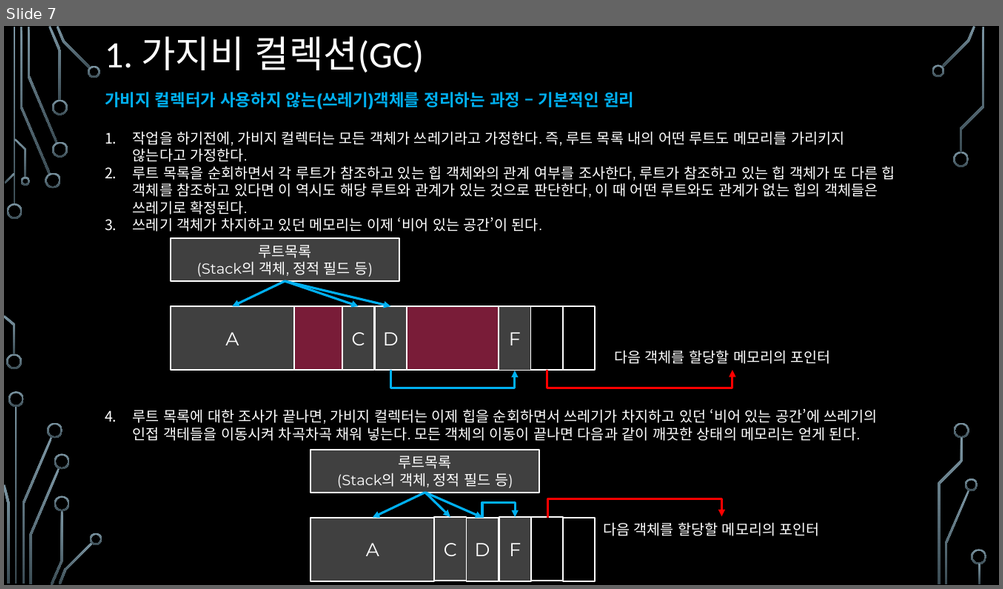
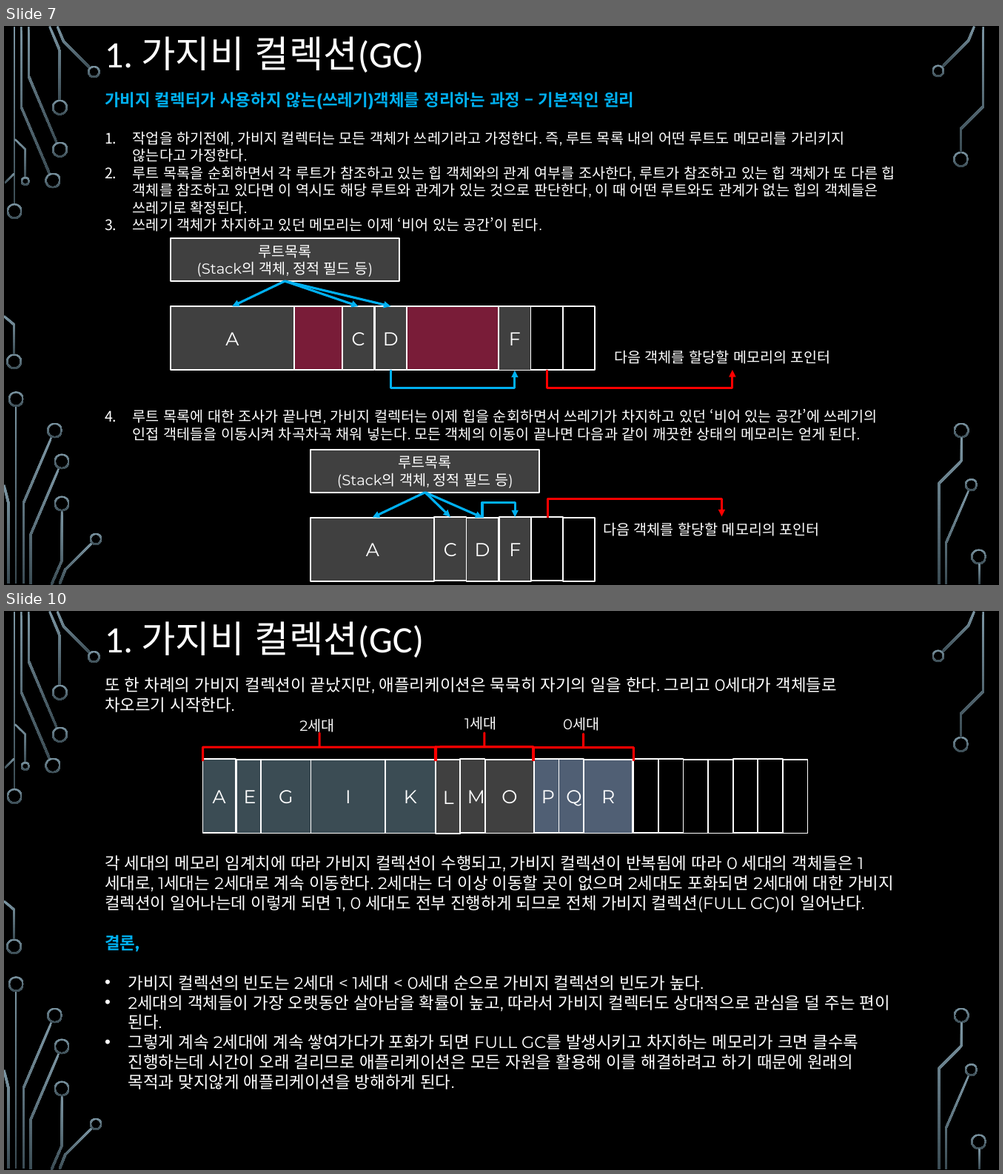
Before and after one commit to assassin4613/CShap, a slide deck: C#_Chapter_13.pptx. Shown one above the other, each under a label of ours: slide 7 before the commit, slides 7 and 10 after it; the slides between them are not shown. The pictures are 1003x589 and 1003x1174 pixels, drawn with LibreOffice and Linux fonts; fonts in the diff are those of the drawing; background and template pictures are left out. Boxes give left, top, right and bottom in pixels: in the first picture for what was removed or moved away, otherwise in the second. Text is boxed around its words. In the diff, an @@ line names an element or a change of style, - is before the commit and + after.

```diff
--- a/C#_Chapter_13.pptx
+++ b/C#_Chapter_13.pptx
@@ slide 10 added at <box>4,611,999,1170</box>, background picture (left out); not listed: 36 template elements that a slide beside it also shows @@
@@ title added at <box>105,621,424,658</box>, 36 pt, text #FFFFFF @@
+1. 가지비 컬렉션(GC)
@@ text added at <box>105,677,893,1090</box>, 16 pt, text #FFFFFF @@
+또 한 차례의 가비지 컬렉션이 끝났지만, 애플리케이션은 묵묵히 자기의 일을 한다. 그리고 0세대가 객체들로 차오르기 시작한다.
+각 세대의 메모리 임계치에 따라 가비지 컬렉션이 수행되고, 가비지 컬렉션이 반복됨에 따라 0 세대의 객체들은 1세대로, 1세대는 2세대로 계속 이동한다. 2세대는 더 이상 이동할 곳이 없으며 2세대도 포화되면 2세대에 대한 가비지 컬렉션이 일어나는데 이렇게 되면 1, 0 세대도 전부 진행하게 되므로 전체 가비지 컬렉션(FULL GC)이 일어난다.
+결론,
+• 가비지 컬렉션의 빈도는 2세대 < 1세대 < 0세대 순으로 가비지 컬렉션의 빈도가 높다.
+• 2세대의 객체들이 가장 오랫동안 살아남을 확률이 높고, 따라서 가비지 컬렉터도 상대적으로 관심을 덜 주는 편이 된다.
+• 그렇게 계속 2세대에 계속 쌓여가다가 포화가 되면 FULL GC를 발생시키고 차지하는 메모리가 크면 클수록 진행하는데 시간이 오래 걸리므로 애플리케이션은 모든 자원을 활용해 이를 해결하려고 하기 때문에 원래의 목적과 맞지않게 애플리케이션을 방해하게 된다.
@@ group added at <box>202,716,808,833</box>: 18 rectangles, 3 texts, 3 left braces @@
+A
+O
+E
+L
+K
+P
+M
+R
+Q
+1세대
+G
+I
+2세대
+0세대
```
Also in this commit, not shown: 2 slides changed, 1 other slide added, 2 slides removed, 25 other files.
